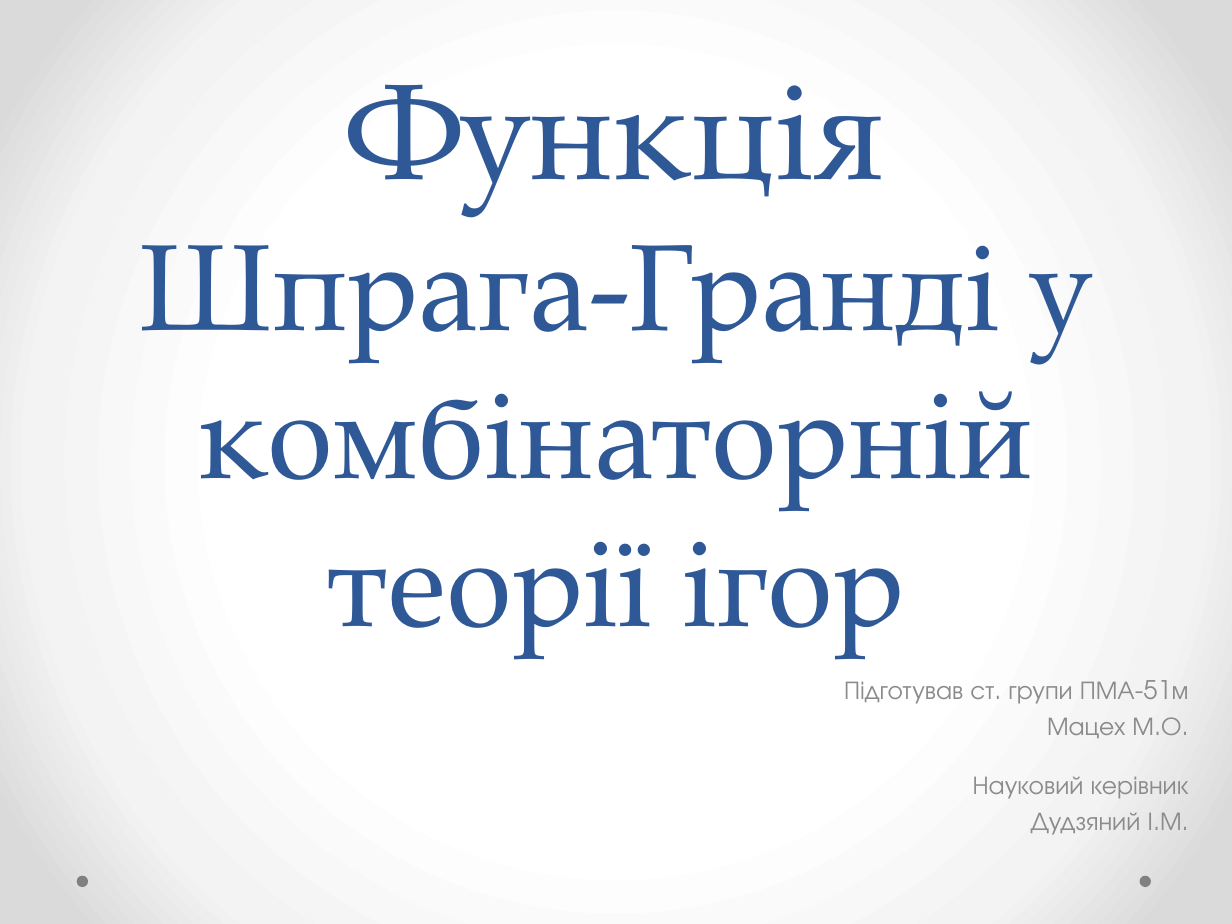
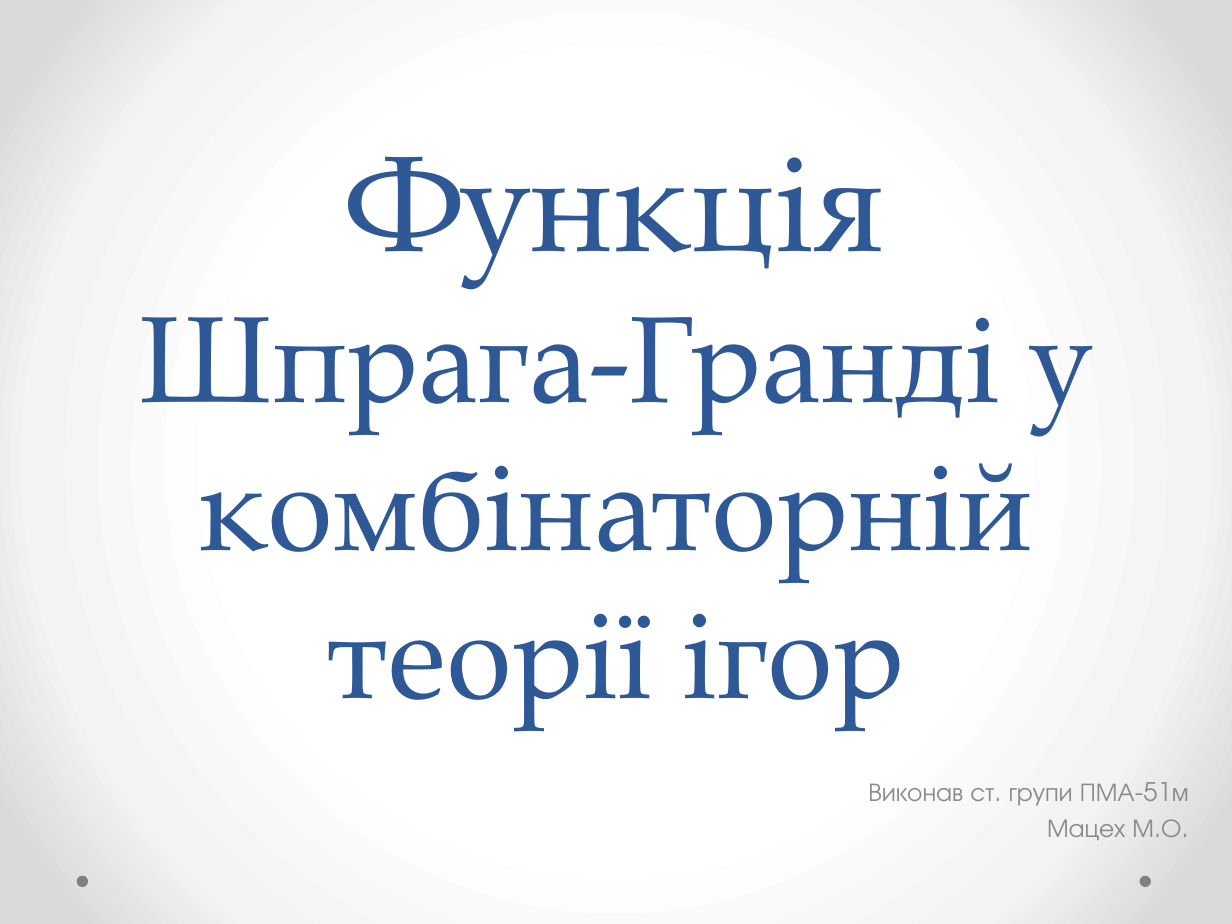
Before and after one commit to MarkiyanMatsekh/SpragueGrundyTheory, a slide deck: slide 1 of PaperWork/Presentation.pptx. Drawn at 1232x924 pixels with LibreOffice and Linux fonts; fonts in the diff are those of the drawing. Boxes give left, top, right and bottom in pixels: in the first picture for what was removed or moved away, otherwise in the second. Text is boxed around its words. In the diff, an @@ line names an element or a change of style, - is before the commit and + after.

```diff
--- a/PaperWork/Presentation.pptx
+++ b/PaperWork/Presentation.pptx
@@ title "Функція Шпрага-Гранді у комбінаторній теорії ...": place and size @@
-title "Функція Шпрага-Гранді у комбінаторній теорії ..." at (140, 84, 1092, 656)
+title "Функція Шпрага-Гранді у комбінаторній теорії ..." at (140, 156, 1092, 727)
@@ subtitle "Виконав ст. групи ПМА-51м": place and size @@
-subtitle "Виконав ст. групи ПМА-51м" at (844, 681, 1181, 738)
+subtitle "Виконав ст. групи ПМА-51м" at (868, 784, 1181, 840)
@@ text removed at (973, 776, 1189, 835) @@
-Науковий керівник
-Дудзяний І.М.
@@ subtitle at (868, 784, 1135, 806): text changed @@
-Підготував ст. групи ПМА-51м
+Виконав ст. групи ПМА-51м
```
Also in this commit, not shown: 10 other slides changed, 12 slides added, 4 slides removed, 8 other files.
